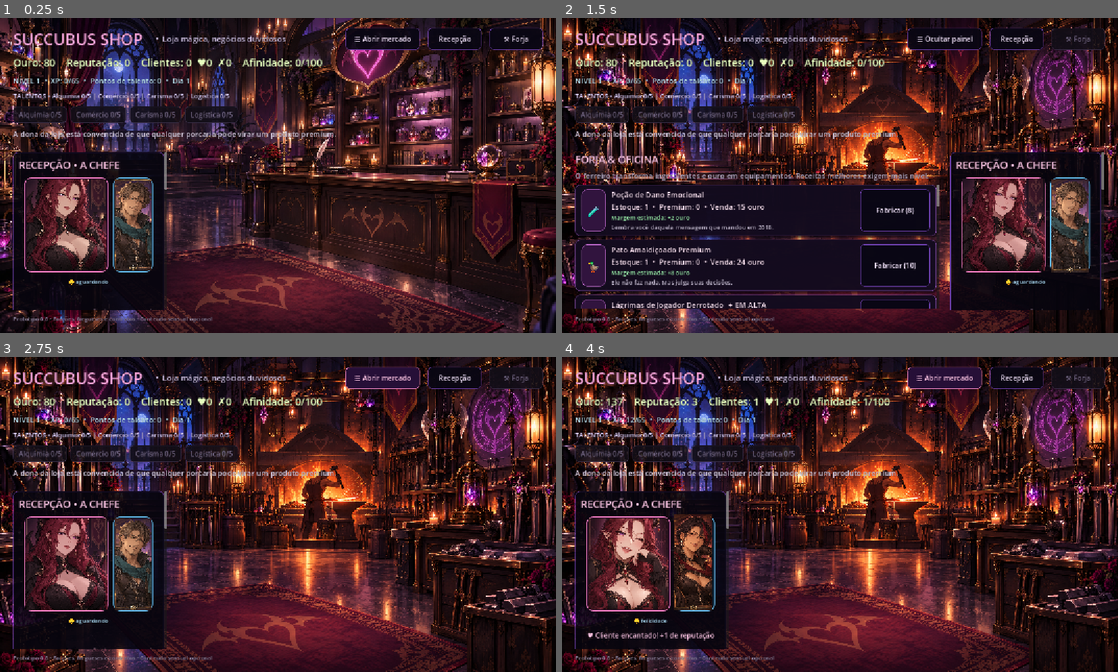
Above: before the commit, frames 1-4 (two rows, left to right).
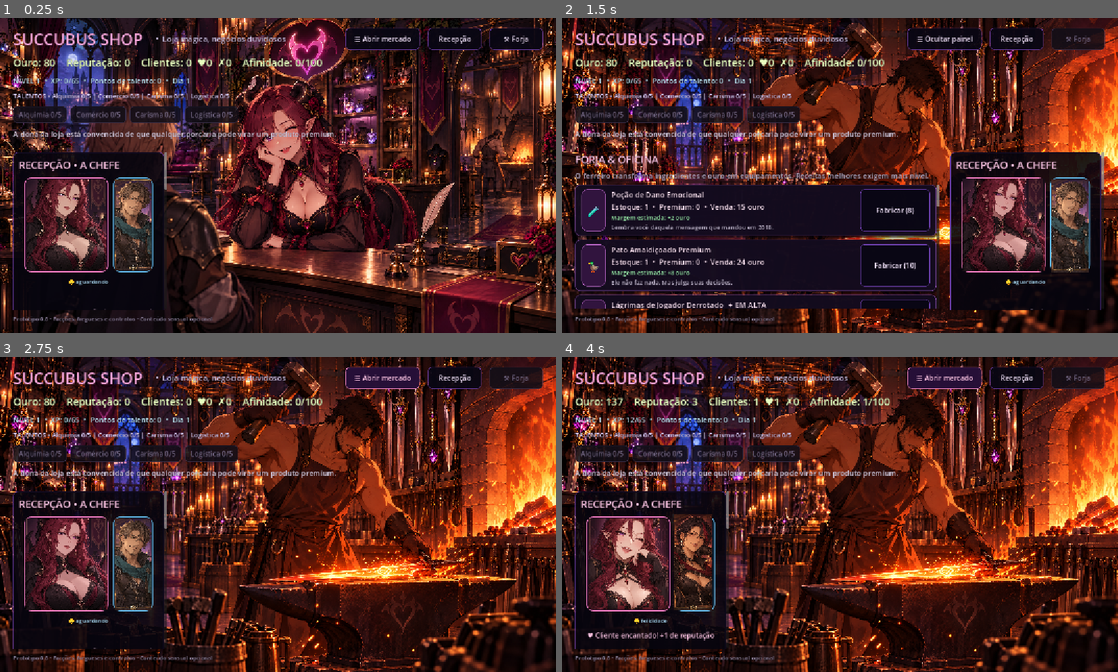
Above: after the commit, the same moments.

Repository: GMGuimaraes/succubus-shop
Game: Godot game, scene res://main.tscn
The game is run twice, just before and just after one commit, with the same random seed, the same clock (stepped at 60 frames per second) and the same inputs.
Inputs:
- Up to frame 1 (0.25 s): no input
- Up to frame 2 (1.5 s): click "Recepção" at 0.5 s; click "⚒ Forja" at 1.25 s
- Up to frame 3 (2.75 s): click "☰ Ocultar painel" at 2 s
- Up to frame 4 (4 s): click "☰ Abrir mercado" at 2.75 s; click "☰ Ocultar mercado" at 3.5 s

The runs differ from the first frame. In frame 1, 55% of the frame differs, in the area x 0-100%, y 0-100%; in frame 2, 40%; in frame 3, 60%; in frame 4, 60%.

Commit message:
feat: connect reception and forge scenes
Co-authored-by: Manus <dev-agent@manus.ai>

Diff:
--- a/main.gd
+++ b/main.gd
@@ -101,6 +101,7 @@
 var current_sector: String = "reception"
 var current_customer_budget: int = 0
 var current_customer_patience: int = 0
+var ambient_particles: CPUParticles2D
 var feedback_audio_player: AudioStreamPlayer
 var toast_label: Label
 var toast_tween: Tween
@@ -159,12 +160,31 @@
 func _build_ui() -> void:
 	var bg := TextureRect.new()
 	background_layer = bg
-	bg.texture = load("res://assets/shop_scene.png")
+	var opening_scene := "res://assets/reception_scene_flirty.png" if adult_content_enabled and randi() % 100 < 28 else "res://assets/reception_scene.png"
+	if not ResourceLoader.exists(opening_scene):
+		opening_scene = "res://assets/shop_scene.png"
+	bg.texture = load(opening_scene)
 	bg.expand_mode = TextureRect.EXPAND_IGNORE_SIZE
 	bg.stretch_mode = TextureRect.STRETCH_SCALE
 	bg.set_anchors_and_offsets_preset(Control.PRESET_FULL_RECT)
 	bg.mouse_filter = Control.MOUSE_FILTER_IGNORE
 	add_child(bg)
+
+	ambient_particles = CPUParticles2D.new()
+	ambient_particles.amount = 32
+	ambient_particles.lifetime = 3.2
+	ambient_particles.position = Vector2(600, 360)
+	ambient_particles.direction = Vector2(0, -1)
+	ambient_particles.spread = 120.0
+	ambient_particles.gravity = Vector2(0, -10)
+	ambient_particles.initial_velocity_min = 8.0
+	ambient_particles.initial_velocity_max = 22.0
+	ambient_particles.scale_amount_min = 0.35
+	ambient_particles.scale_amount_max = 0.8
+	ambient_particles.color = Color(0.85, 0.35, 1.0, 0.34)
+	ambient_particles.emitting = true
+	ambient_particles.z_index = 1
+	add_child(ambient_particles)
 
 	var margin := MarginContainer.new()
 	margin.set_anchors_and_offsets_preset(Control.PRESET_FULL_RECT)
@@ -661,8 +681,10 @@
 	var is_forge := sector == "forge"
 	var is_reception := sector == "reception"
 	if is_instance_valid(background_layer):
-		var scene_path := "res://assets/forge_scene.png" if is_forge and ResourceLoader.exists("res://assets/forge_scene.png") else "res://assets/shop_scene.png"
+		var scene_path := "res://assets/forge_close_scene.png" if is_forge and ResourceLoader.exists("res://assets/forge_close_scene.png") else "res://assets/reception_scene.png" if ResourceLoader.exists("res://assets/reception_scene.png") else "res://assets/shop_scene.png"
 		background_layer.texture = load(scene_path)
+	if is_instance_valid(ambient_particles):
+		ambient_particles.color = Color(1.0, 0.43, 0.16, 0.46) if is_forge else Color(0.85, 0.35, 1.0, 0.34)
 	if is_instance_valid(market_panel):
 		market_panel.visible = not is_reception
 	if is_instance_valid(sector_title_label):
Binary file added: assets/forge_close_scene.png
Not shown, added: assets/forge_close_scene.png.import
Binary file added: assets/reception_scene.png
Not shown, added: assets/reception_scene.png.import
Binary file added: assets/reception_scene_flirty.png
Not shown, added: assets/reception_scene_flirty.png.import
